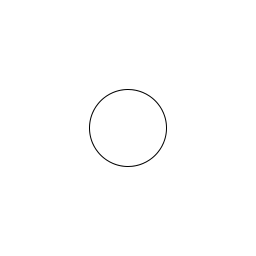
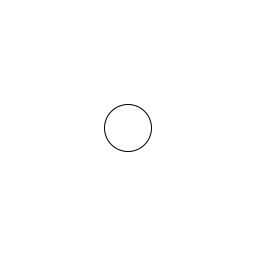
Layered file, before and after one edit (256px x 256px). Changes by layer:
painted on "Ellipse" over [89, 89, 167, 167]
